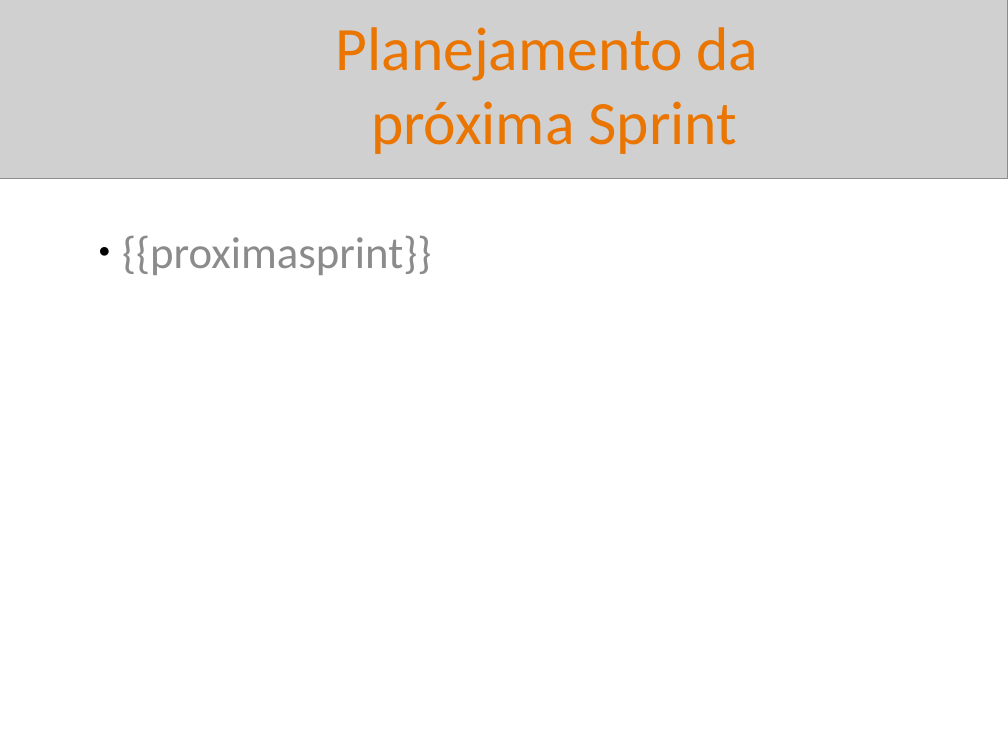
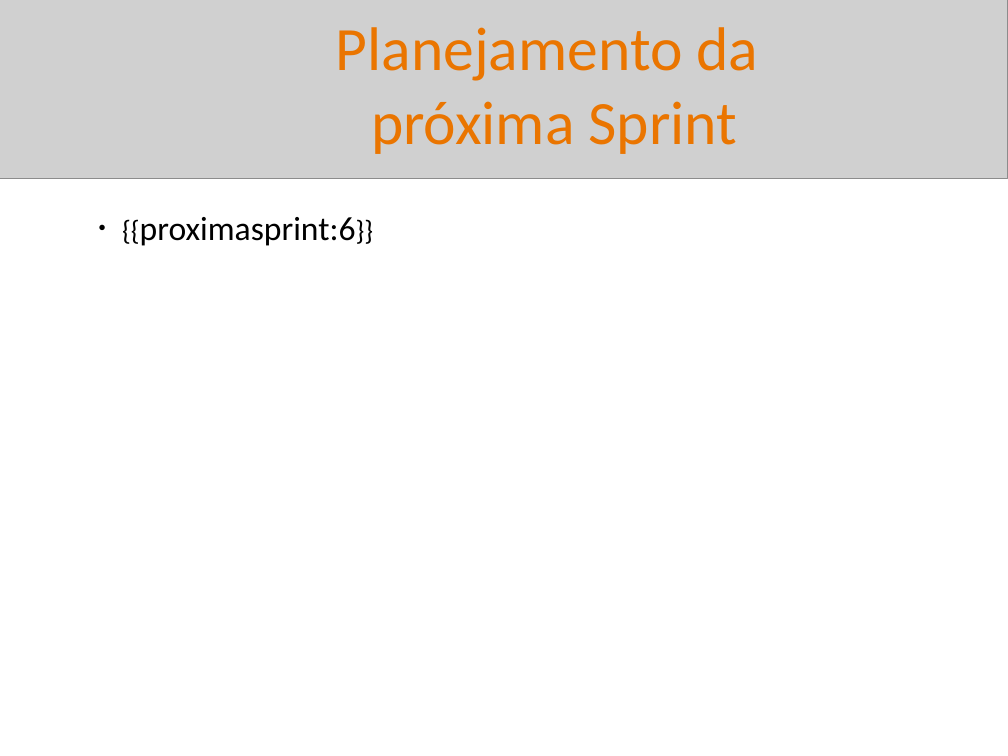
Before and after one commit to BetoFigu66/AgenteAssistenteDeVendas, a slide deck: slide 10 of artefatos/gerente_de_projetos/report_templates/template_sprint_review_interno.pptx (slide 8 before the commit). Drawn at 1008x756 pixels with LibreOffice and Linux fonts; fonts in the diff are those of the drawing; grey boxes stand for pictures. Boxes give left, top, right and bottom in pixels: in the first picture for what was removed or moved away, otherwise in the second. Text is boxed around its words. In the diff, an @@ line names an element or a change of style, - is before the commit and + after.

```diff
--- a/artefatos/gerente_de_projetos/report_templates/template_sprint_review_interno.pptx
+++ b/artefatos/gerente_de_projetos/report_templates/template_sprint_review_interno.pptx
@@ subtitle at (140,217,356,246): text changed; size 32 to 24 pt; text colour #8C8C8C to #000000 @@
-● {{proximasprint}}
+● {{proximasprint:6}}
```
Also in this commit, not shown: 6 other slides changed, 4 slides added, 2 slides removed, 12 other files.
